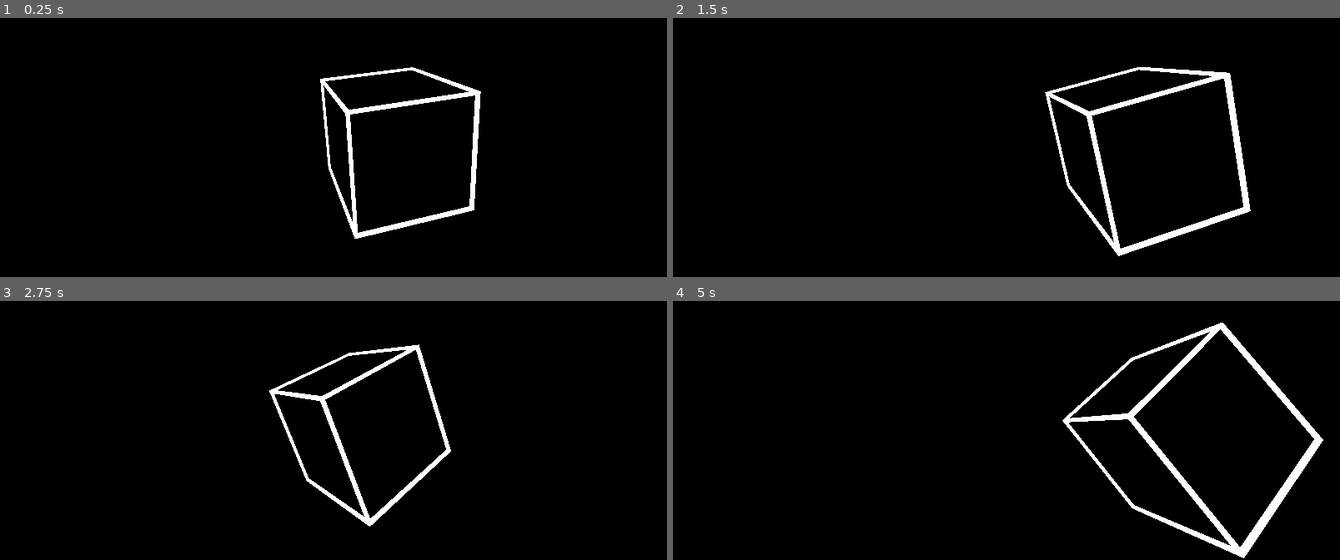
Above: before the commit, frames 1-4 (two rows, left to right).
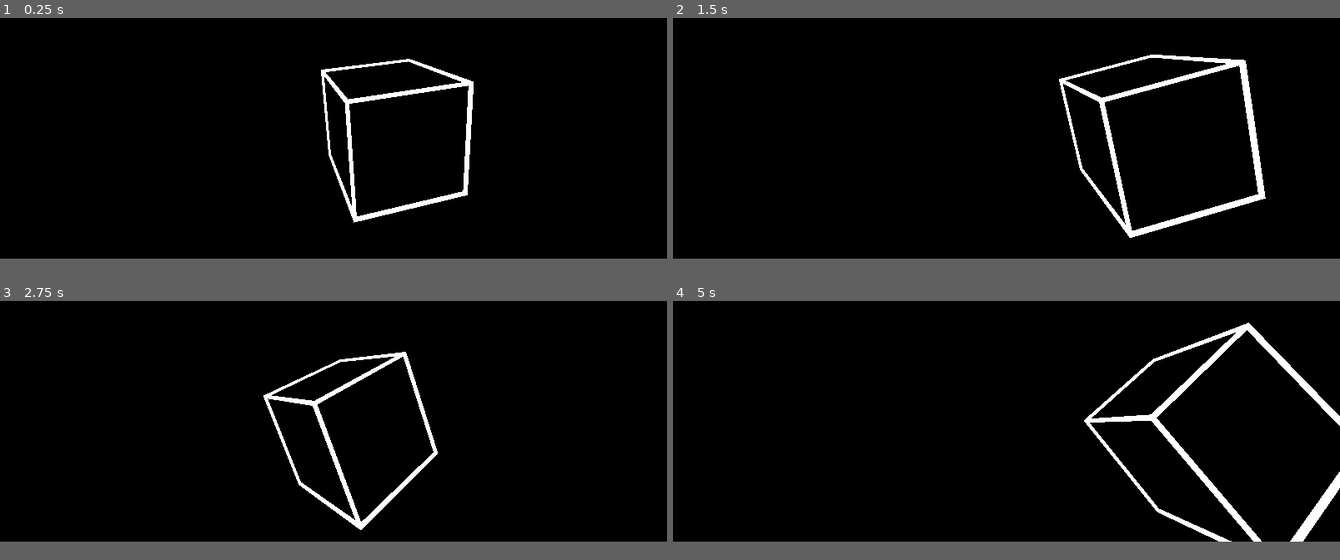
Above: after the commit, the same moments.

Repository: ChasingAir/3d1
Game: Godot game, scene res://Scenes/TestScene.tscn
Same seed, same stepped clock (60 frames per second), same inputs: the game is played once before the commit and once after it.
Inputs (mouse positions are in pixels of both pictures, inside the frame that each line leads up to):
- Up to frame 1 (0.25 s): no input
- Up to frame 2 (1.5 s): move the mouse to (1039, 80) at 0.52 s; move the mouse to (973, 82) at 1.27 s
- Up to frame 3 (2.75 s): move the mouse to (346, 357) at 2.02 s
- Up to frame 4 (5 s): move the mouse to (999, 370) at 2.77 s; move the mouse to (1053, 370) at 3.52 s; move the mouse to (953, 360) at 4.27 s
In our replay, the window is 800x468 before the commit and 800x446 after it. These sizes can differ from the game's own. Grey fills any space a smaller window leaves; there, only what the larger window draws over its background counts as a difference.

The runs differ from the first frame. In frame 1, 3.1% of the frame differs, in the area x 48-73%, y 15-86%; in frame 2, 5.0%; in frame 3, 3.1%; in frame 4, 6.0%, in the area x 58-100%, y 8-100%.

Commit message:
added test build

Diff:
--- a/Scripts/Player.gd
+++ b/Scripts/Player.gd
@@ -9,3 +9,8 @@
 func _input(event):
 	if event is InputEventMouseMotion: #If there is mouse input
 		$Head.rotate_y(deg2rad(-event.relative.x * .05 * mouse_sensitivity)) #Rotate head
+
+		var change = event.relative.y * .05 * mouse_sensitivity
+		if change + camera_angle < 90 and change + camera_angle > -90:
+			$Head/Camera.rotate_z(deg2rad(change))
+			camera_angle += change
--- a/project.godot
+++ b/project.godot
@@ -17,7 +17,14 @@
 
 config/name="3d1"
 run/main_scene="res://Scenes/TestScene.tscn"
+boot_splash/image="res://icon.png"
+boot_splash/fullsize=false
 config/icon="res://icon.png"
+
+[display]
+
+window/size/width=1289
+window/size/height=720
 
 [input]
 
Not shown, added: UI/Hand.png.import
Not shown, added: export_presets.cfg
Binary file changed: icon.png
Not shown, added: build/test/testbuild1.exe
Not shown, added: build/test/testbuild1.pck
